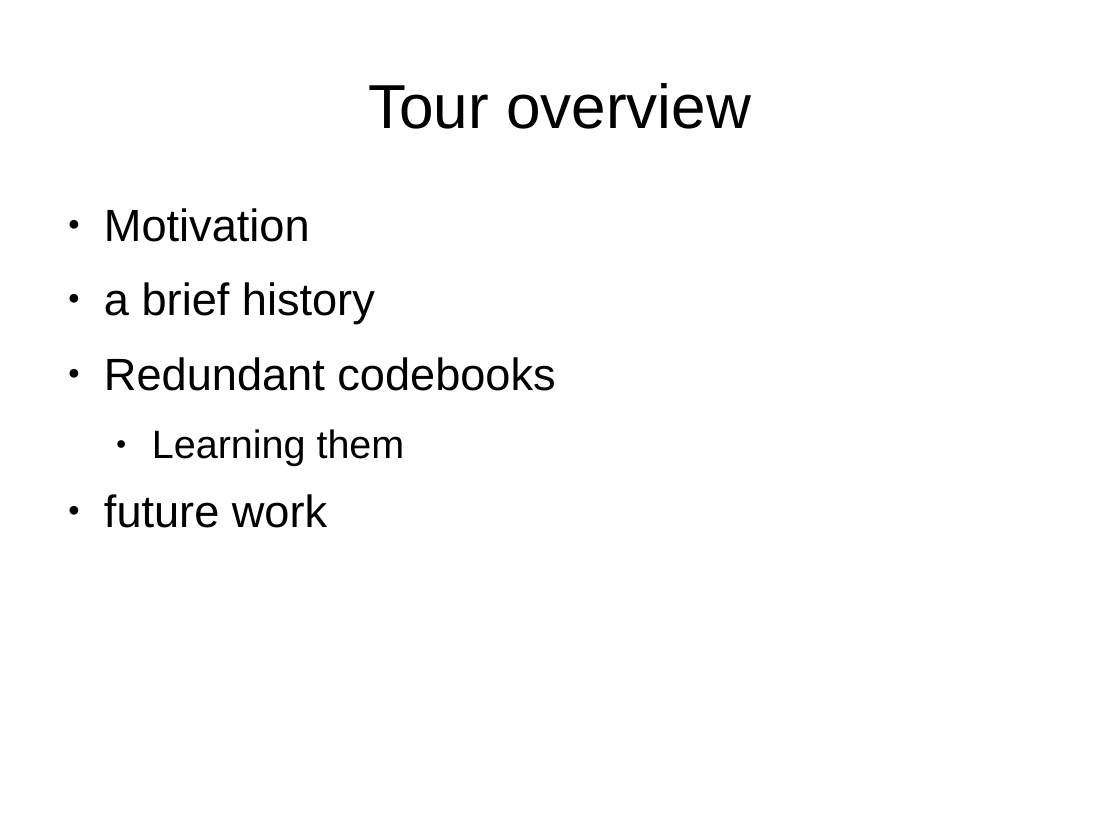
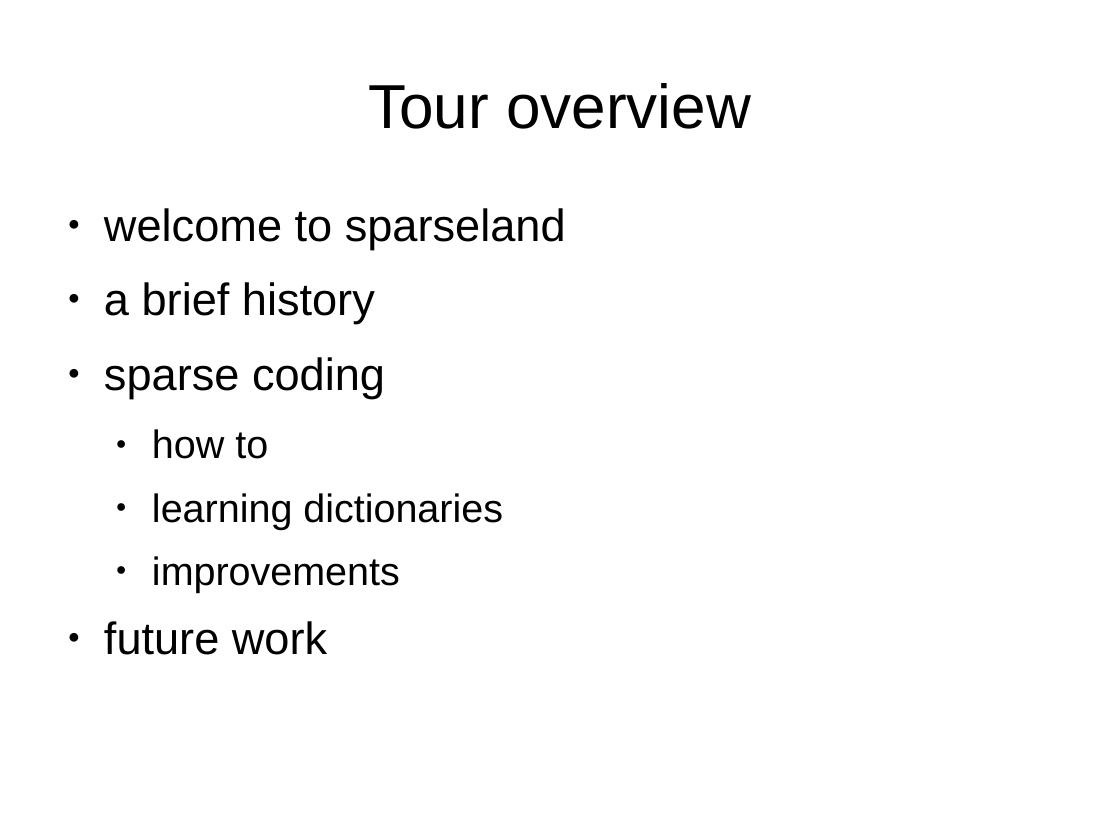
Before and after one commit to Sebu/sprs, a slide deck: slide 2 of progress_report/progress_report.odp. Drawn at 1120x840 pixels with LibreOffice and Linux fonts; fonts in the diff are those of the drawing. Boxes give left, top, right and bottom in pixels: in the first picture for what was removed or moved away, otherwise in the second. Text is boxed around its words. In the diff, an @@ line names an element or a change of style, - is before the commit and + after.

```diff
--- a/progress_report/progress_report.odp
+++ b/progress_report/progress_report.odp
@@ text at [104, 208, 566, 250]: text changed @@
-● Motivation
+● welcome to sparseland
@@ text at [104, 357, 503, 593]: text changed; size 32 to 28 pt @@
-● Redundant codebooks
-  ● Learning them
+● sparse coding
+  ● how to
+  ● learning dictionaries
+  ● improvements
```
Also in this commit, not shown: 11 other slides changed, 2 slides added, 2 slides removed.
